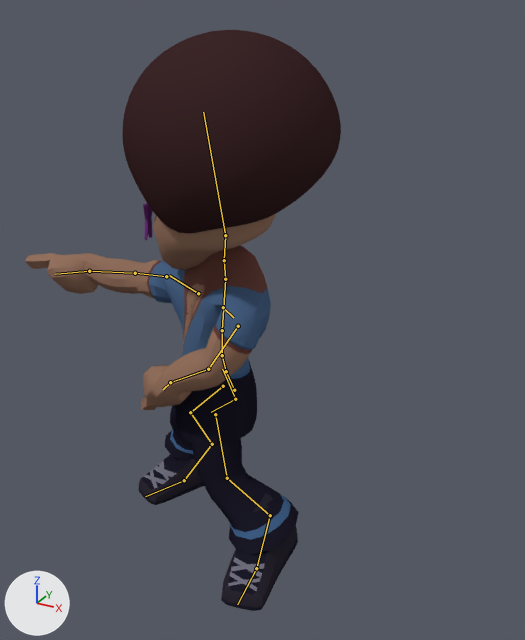
One commit to the Blender file LD46-DiscoViking/ld-46/Assets/Meshs/VikingRawMesh/enemyViking.blend: the scene before it, then after it.
The view is the same before and after, from a 50 mm lens placed at (1.37, -2.14, 2.04), pointed at (0.16, 0.06, 0.94). Arrows for +X, +Y and +Z are at lower left; the lights stay in place. Both versions are drawn at frame 120 of the action 'rigAction'; the numbers are the values there. The bones that bend it are drawn over the model as lines.

The first picture shows 'Plane', 'Sphere', 'boots', 'head', 'pants', 'shirt'.
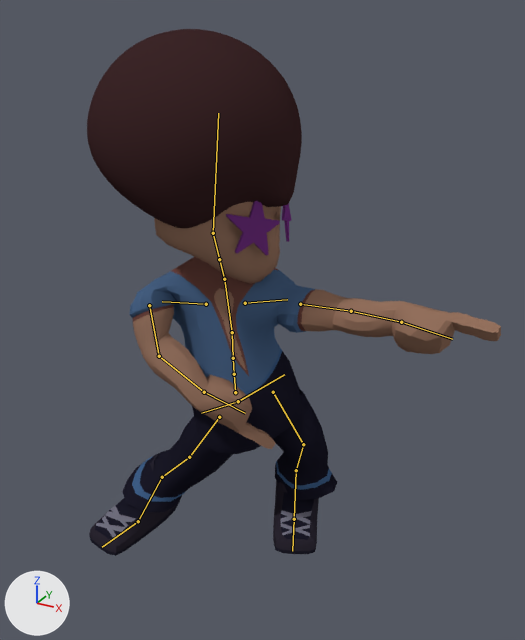
Changed parts and their boxes (x1, y1, x2, y2) in the pictures (525 x 640 px):
'Sphere', posed: before (123, 30, 341, 234); after (87, 29, 302, 228)
'shirt', posed (51% wider): before (25, 245, 271, 444); after (130, 257, 501, 454)
'pants', posed: before (165, 405, 299, 554); after (123, 390, 337, 512)
'boots', posed: before (139, 454, 298, 611); after (89, 455, 319, 556)
'head', posed: before (153, 213, 276, 270); after (154, 202, 281, 283)
'Plane', posed: before (143, 202, 153, 240); after (226, 201, 292, 256)

The edits, one by one:
Bone 'upper_arm_fk.L' (bone_upper_arm_fk_l) moves from (0.019, -0.003, -0.046) to (0.03, -0.011, -0.055).
Bone 'upper_arm_fk.L' (bone_upper_arm_fk_l) turns from (39, 17, -71) to (-46, -69, 37) degrees about its own x, y and z.
Bone 'forearm_fk.L' (bone_forearm_fk_l) turns from (31, -18, -32) to (16, 44, -6) degrees about its own x, y and z.
Bone 'hand_fk.L' (bone_hand_fk_l) turns from (-17, -26, -16) to (-9, -24, -3) degrees about its own x, y and z.
Bone 'upper_arm_fk.R' (bone_upper_arm_fk_r) moves from (-0.03, -0.011, -0.055) to (-0.019, -0.003, -0.046).
Bone 'upper_arm_fk.R' (bone_upper_arm_fk_r) turns from (-44, 71, -27) to (39, -17, 71) degrees about its own x, y and z.
Bone 'forearm_fk.R' (bone_forearm_fk_r) turns from (16, -44, 6) to (31, 18, 32) degrees about its own x, y and z.
Bone 'hand_fk.R' (bone_hand_fk_r) turns from (-9, 24, 3) to (-17, 26, 16) degrees about its own x, y and z.
Bone 'shoulder.L' (bone_shoulder_l) moves from (0.0, 0.0, 0.0) to (0.013, -0.006, -0.002).
Bone 'shoulder.L' (bone_shoulder_l) turns from (10, -20, -41) to (-2, -13, -34) degrees about its own x, y and z.
Bone 'shoulder.R' (bone_shoulder_r) moves from (-0.013, -0.006, -0.002) to (0.0, 0.0, 0.0).
Bone 'shoulder.R' (bone_shoulder_r) turns from (-2, 13, 34) to (10, 20, 41) degrees about its own x, y and z.
Bone 'torso' (bone_torso) moves from (-0.016, 0.07, -0.103) to (0.016, 0.07, -0.103).
Bone 'torso' (bone_torso) turns from (2, 2, -24) to (2, -2, 24) degrees about its own x, y and z.
Bone 'hips' (bone_hips) turns from (5, -6, -41) to (-15, -3, 41) degrees about its own x, y and z.
Bone 'chest' (bone_chest) moves from (-0.009, 0.003, 0.004) to (0.009, 0.003, 0.004).
Bone 'chest' (bone_chest) turns from (-2, 4, -1) to (-2, -4, 1) degrees about its own x, y and z.
Bone 'neck' (bone_neck) turns from (4, 1, 4) to (4, -1, -4) degrees about its own x, y and z.
Bone 'head' (bone_head) moves from (0.03, 0.05, -0.019) to (-0.03, 0.05, -0.019).
Bone 'head' (bone_head) turns from (6, -64, 2) to (6, 64, -2) degrees about its own x, y and z.
Bone 'foot_ik.L' (bone_foot_ik_l) moves from (0.134, -0.037, 0.0) to (0.086, 0.286, 0.0).
Bone 'foot_ik.L' (bone_foot_ik_l) turns from (0, 0, 9) to (0, 0, 25) degrees about its own x, y and z.
Bone 'foot_heel_ik.L' (bone_foot_heel_ik_l) turns from (1, -4, -3) to (0, 0, 0) degrees about its own x, y and z.
Bone 'foot_ik.R' (bone_foot_ik_r) moves from (-0.086, 0.286, 0.0) to (-0.134, -0.037, 0.0).
Bone 'foot_ik.R' (bone_foot_ik_r) turns from (0, 0, -25) to (0, 0, -9) degrees about its own x, y and z.
Bone 'foot_heel_ik.R' (bone_foot_heel_ik_r) turns from (0, 0, 0) to (1, 4, 3) degrees about its own x, y and z.
